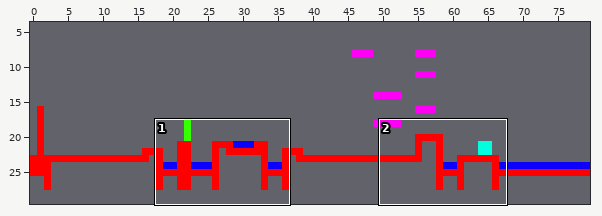
One commit to this Tiled map: Game/Map/Map_Beta.tmx. The first picture is a wide view before the edit; the outline marks the close-up.
Close-up. First the earlier version:
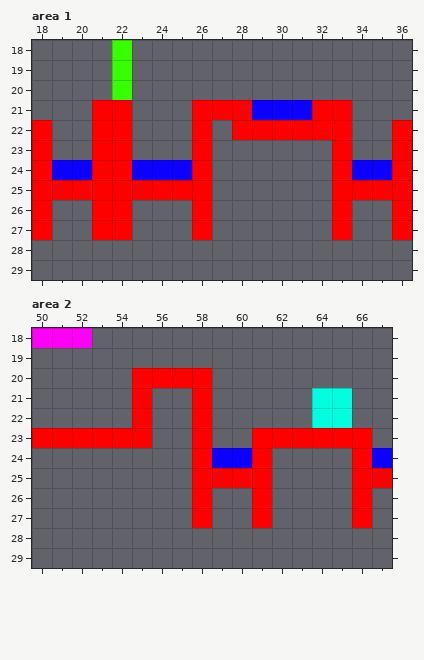
Cells are 32x32 px. Shown: area 1 x 18..36, y 18..29; area 2 x 50..67, y 18..29. The commit also changed other parts of the map, which this record leaves out. Not drawn, because the pictures are missing: unchanged layers "Ground", "Leafs", "LeafsDark", "MidGround", "Parallax_1", "Parallax_2", "Parallax_3", "Parallax_4", "Parallax_5", "Parallax_6", "Parallax_7", "Parallax_8", "Parallax_9", "Parallax_Lights_1", "Parallax_Lights_2", "Tree/Grass", "Water/Spikes".
New version:
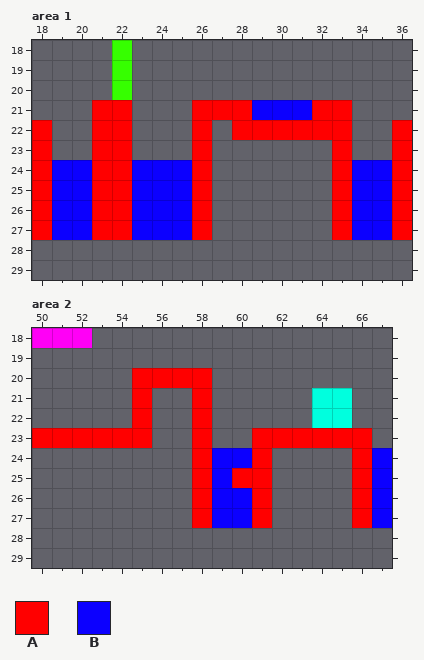
Key: from "Colliders": A 0, B 2.
_ is an empty cell.
Changes in this commit:
{"where": "layer \"Collisions\", area 1"}
{"y":25,"x":19,"old":"AA","new":"BB"}
{"y":25,"x":23,"old":"AAA","new":"BBB"}
{"y":25,"x":34,"old":"AA","new":"BB"}
{"y":26,"x":19,"old":"__","new":"BB"}
{"y":26,"x":23,"old":"___","new":"BBB"}
{"y":26,"x":34,"old":"__","new":"BB"}
{"y":27,"x":19,"old":"__","new":"BB"}
{"y":27,"x":23,"old":"___","new":"BBB"}
{"y":27,"x":34,"old":"__","new":"BB"}
{"where": "layer \"Collisions\", area 2"}
{"y":25,"x":59,"old":"A","new":"B"}
{"y":25,"x":67,"old":"A","new":"B"}
{"y":26,"x":59,"old":"__","new":"BB"}
{"y":26,"x":67,"old":"_","new":"B"}
{"y":27,"x":59,"old":"__","new":"BB"}
{"y":27,"x":67,"old":"_","new":"B"}
